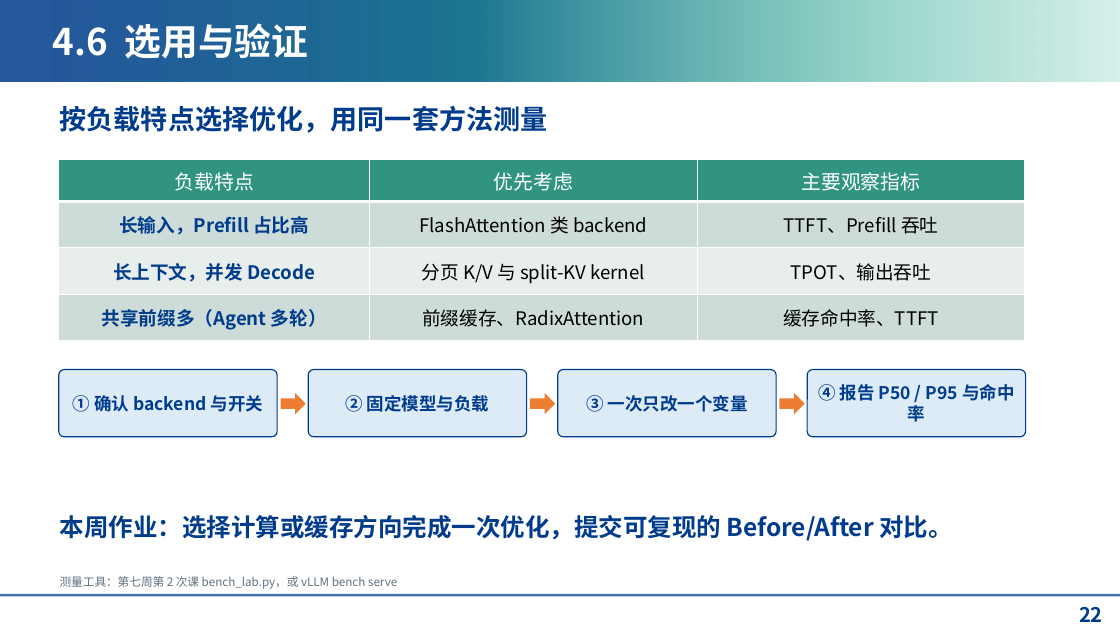
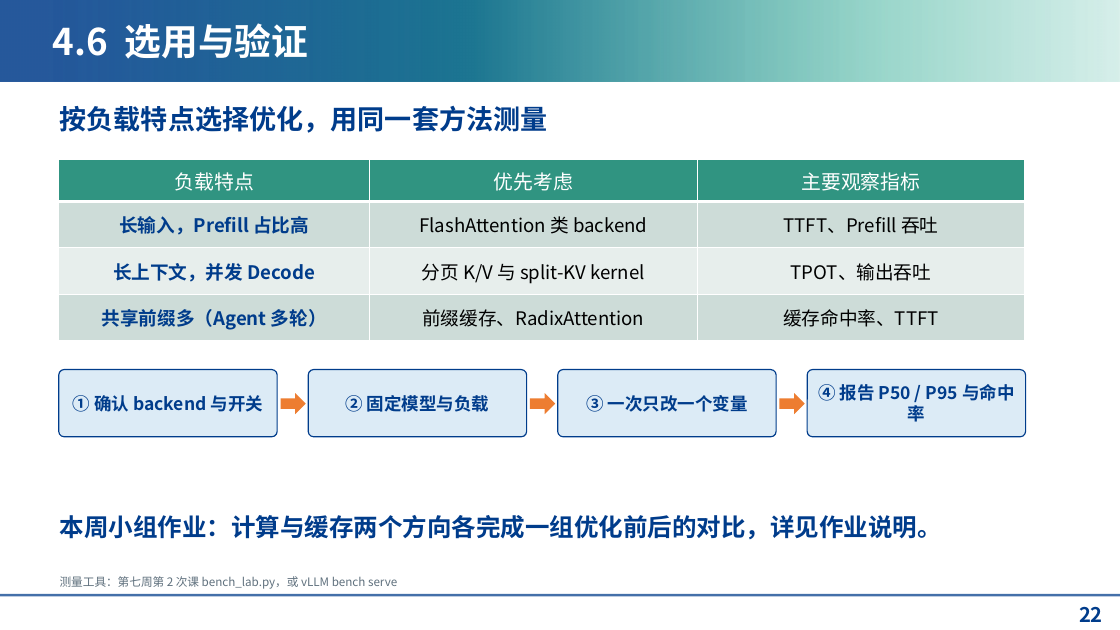
Before and after one commit to BUAA-CI-LAB/Capstone-Project, a slide deck: slide 22 of 2026-capstone/week12-1-compute-optimization/compute-optimization.pptx. Drawn at 1120x630 pixels with LibreOffice and Linux fonts; fonts in the diff are those of the drawing; background and template pictures are left out. Boxes give left, top, right and bottom in pixels: in the first picture for what was removed or moved away, otherwise in the second. Text is boxed around its words. In the diff, an @@ line names an element or a change of style, - is before the commit and + after.

Commit message:
添加第十二周第 2 次课课件与作业说明

```diff
--- a/2026-capstone/week12-1-compute-optimization/compute-optimization.pptx
+++ b/2026-capstone/week12-1-compute-optimization/compute-optimization.pptx
@@ text at <box>60,515,942,539</box>: text changed @@
-本周作业：选择计算或缓存方向完成一次优化，提交可复现的 Before/After 对比。
+本周小组作业：计算与缓存两个方向各完成一组优化前后的对比，详见作业说明。
```
Also in this commit, not shown: 5 other files.
